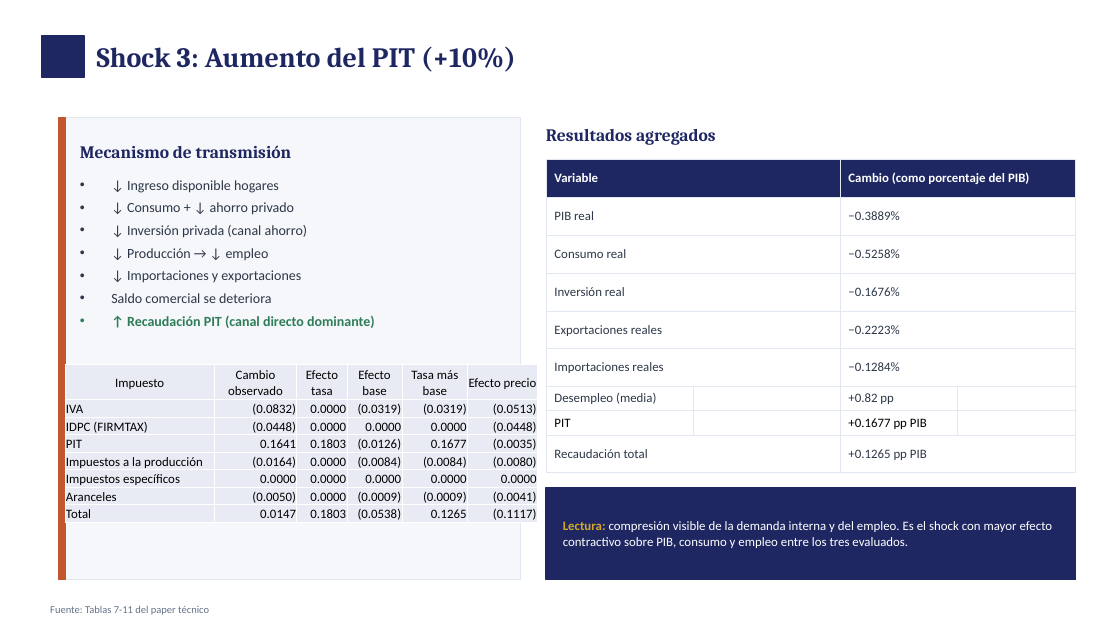
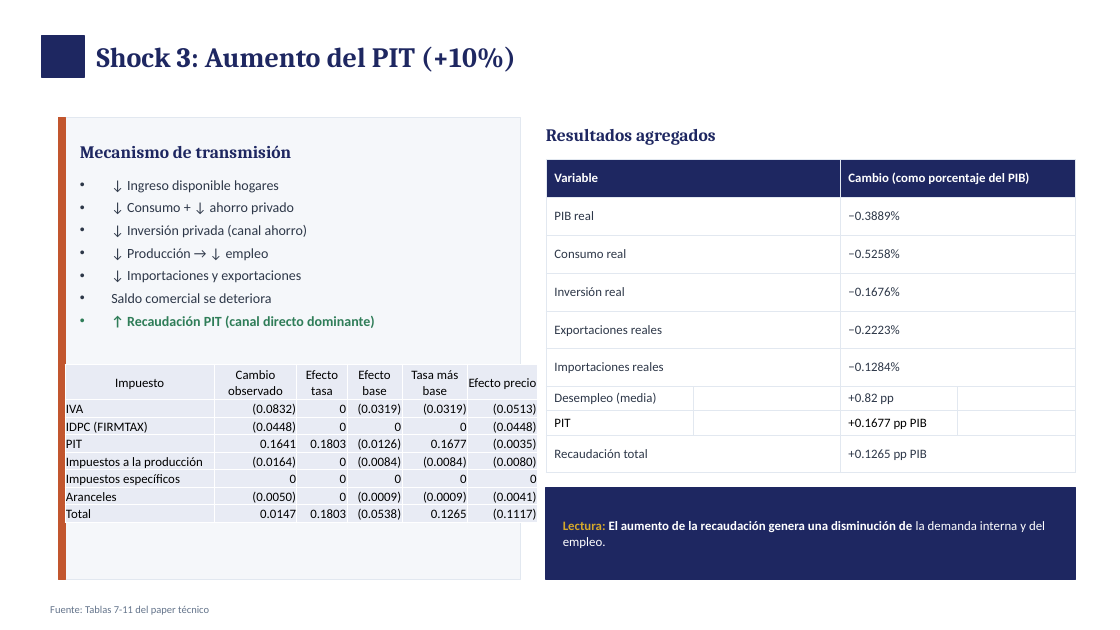
Before and after one commit to fcohenriquez/eq_general, a slide deck: slide 19 of documentacion/MEGC_Chile_12sectores_202609.pptx. Drawn at 1120x630 pixels with LibreOffice and Linux fonts; fonts in the diff are those of the drawing. Boxes give left, top, right and bottom in pixels: in the first picture for what was removed or moved away, otherwise in the second. Text is boxed around its words. In the diff, an @@ line names an element or a change of style, - is before the commit and + after.

```diff
--- a/documentacion/MEGC_Chile_12sectores_202609.pptx
+++ b/documentacion/MEGC_Chile_12sectores_202609.pptx
@@ table at [66,365,539,524] @@
-row 2, column 3: 0.0000
+row 2, column 3: 0
-row 3: IDPC (FIRMTAX) | (0.0448) | 0.0000 | 0.0000 | 0.0000 | (0.0448)
+row 3: IDPC (FIRMTAX) | (0.0448) | 0 | 0 | 0 | (0.0448)
-row 5, column 3: 0.0000
+row 5, column 3: 0
-row 6: Impuestos específicos | 0.0000 | 0.0000 | 0.0000 | 0.0000 | 0.0000
+row 6: Impuestos específicos | 0 | 0 | 0 | 0 | 0
-row 7, column 3: 0.0000
+row 7, column 3: 0
@@ text at [563,521,1045,548]: text changed; bold on @@
-Lectura: compresión visible de la demanda interna y del empleo. Es el shock con mayor efecto contractivo sobre PIB, consumo y empleo entre los tres evaluados.
+Lectura: El aumento de la recaudación genera una disminución de la demanda interna y del empleo.
```
Also in this commit, not shown: 6 other slides changed.
